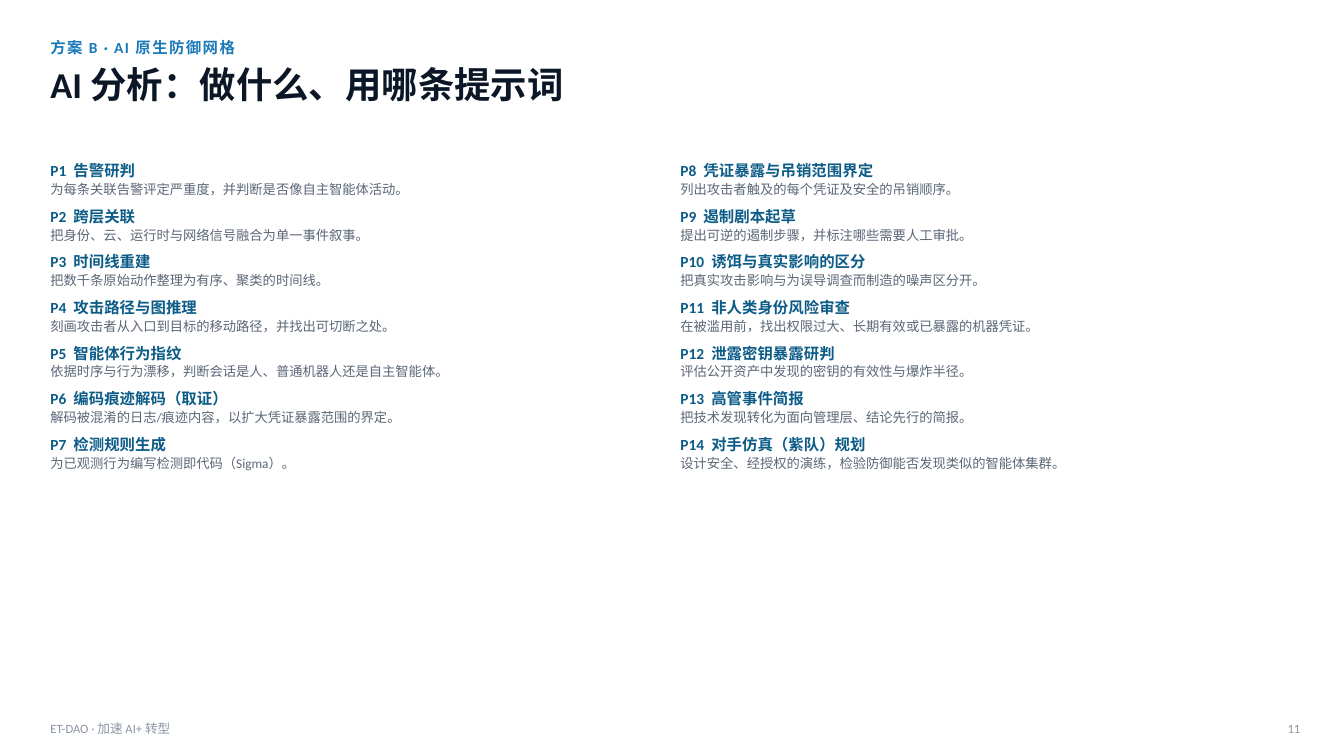
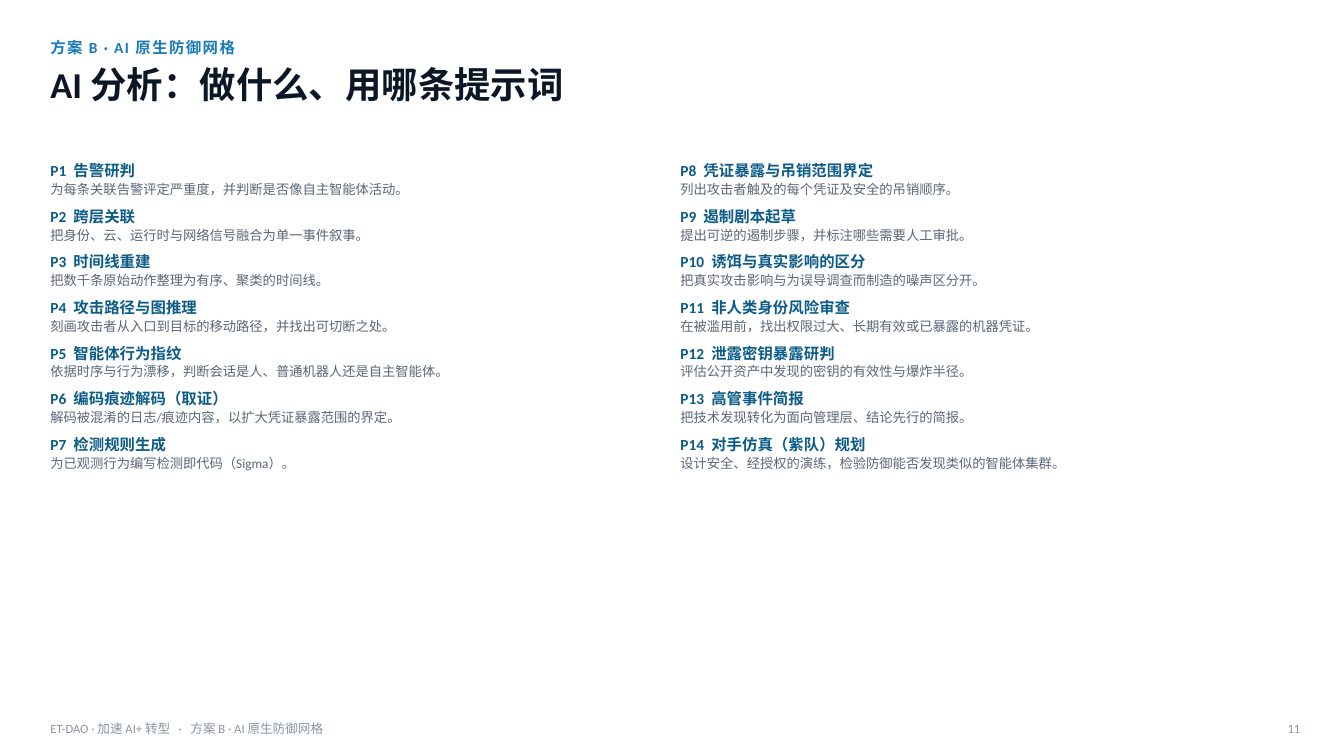
Before and after one commit to dongjinghk-stack/ClaudeLocal, a slide deck: slide 11 of temp/AI_Defense_Architecture_Option_B_ZH.pptx. Drawn at 1344x756 pixels with LibreOffice and Linux fonts; fonts in the diff are those of the drawing. Boxes give left, top, right and bottom in pixels: in the first picture for what was removed or moved away, otherwise in the second. Text is boxed around its words. In the diff, an @@ line names an element or a change of style, - is before the commit and + after.

```diff
--- a/temp/AI_Defense_Architecture_Option_B_ZH.pptx
+++ b/temp/AI_Defense_Architecture_Option_B_ZH.pptx
@@ text at (50, 722, 324, 734): text changed @@
-ET-DAO · 加速 AI+ 转型
+ET-DAO · 加速 AI+ 转型 · 方案 B · AI 原生防御网格
```
Also in this commit, not shown: 11 other slides changed, 6 other files.
